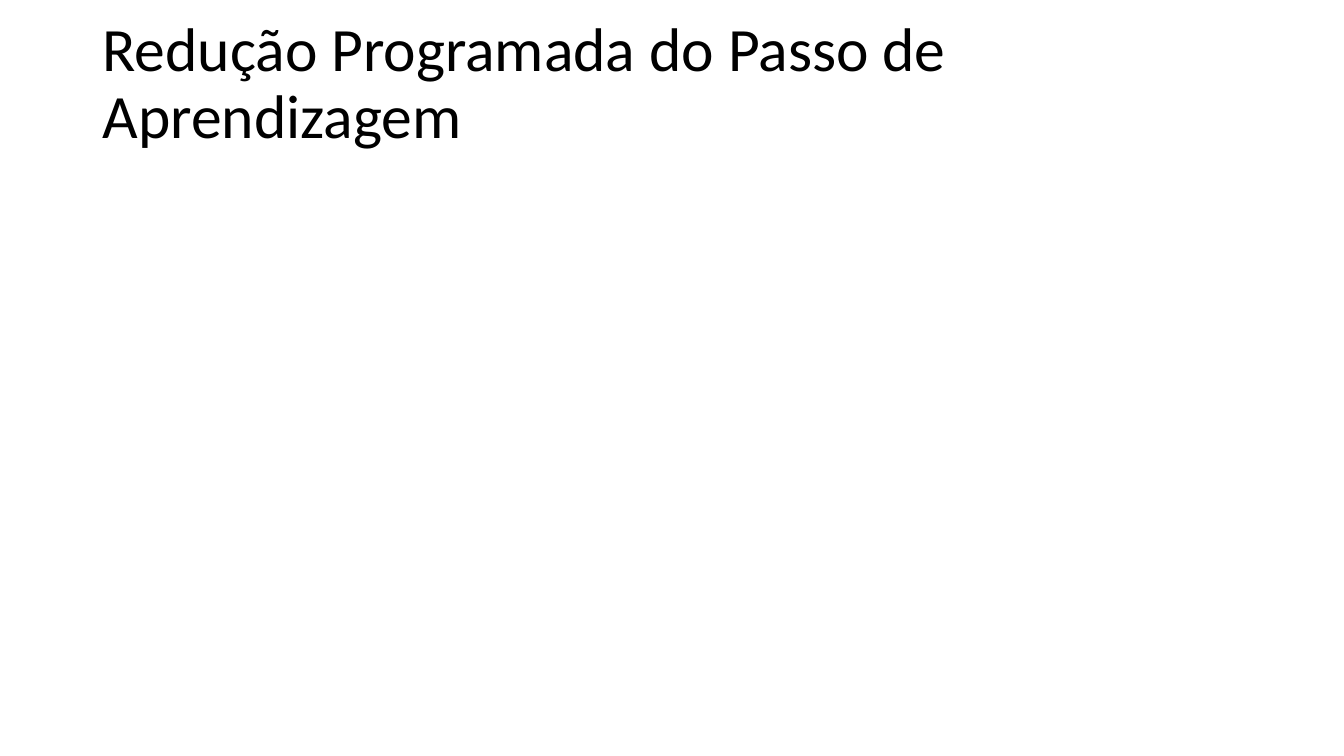
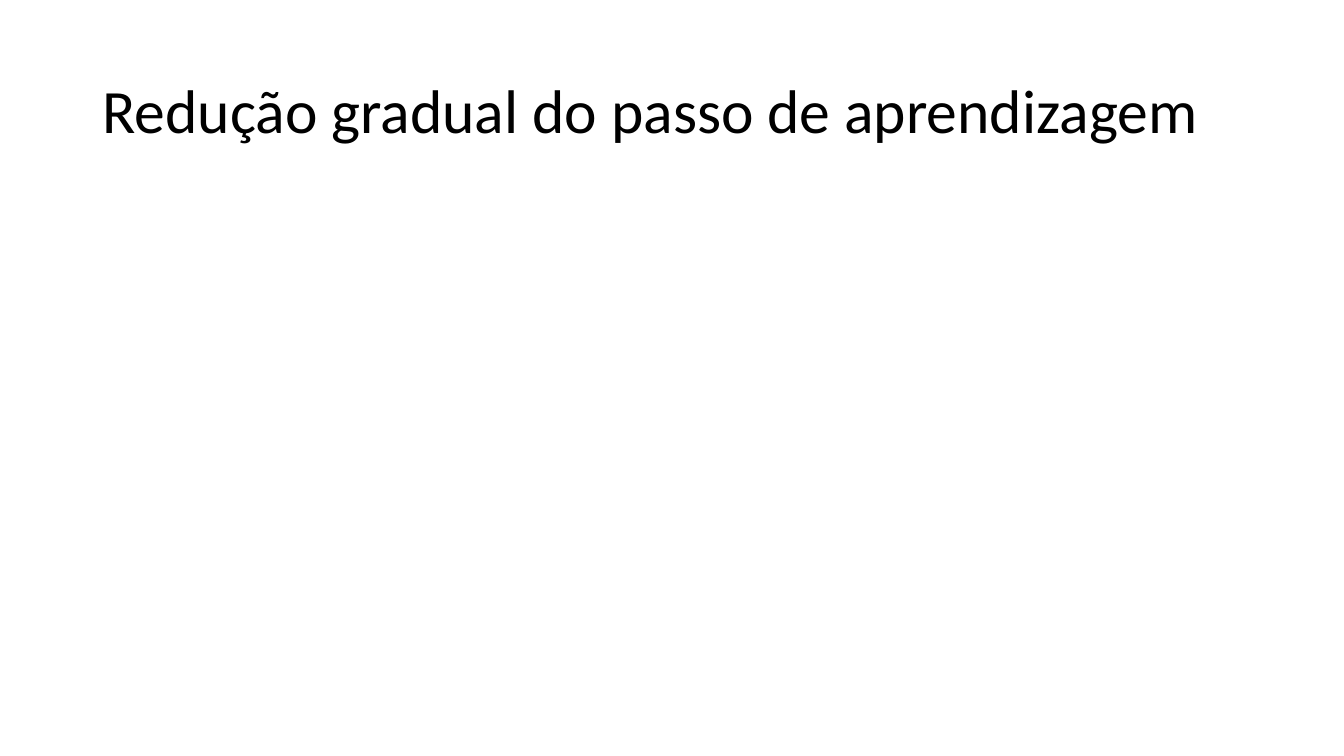
Before and after one commit to zz4fap/t319_aprendizado_de_maquina, a slide deck: slide 22 of slides/T319_Regressão_Linear (Parte III).pptx (slide 24 before the commit). Drawn at 1344x756 pixels with LibreOffice and Linux fonts; fonts in the diff are those of the drawing; grey boxes stand for pictures. Boxes give left, top, right and bottom in pixels: in the first picture for what was removed or moved away, otherwise in the second. Text is boxed around its words. In the diff, an @@ line names an element or a change of style, - is before the commit and + after.

```diff
--- a/slides/T319_Regressão_Linear (Parte III).pptx
+++ b/slides/T319_Regressão_Linear (Parte III).pptx
@@ title at <box>102,90,1197,144</box>: text changed @@
-Redução Programada do Passo de Aprendizagem
+Redução gradual do passo de aprendizagem
```
Also in this commit, not shown: 2 other slides changed, 2 slides removed, 1 other file.
